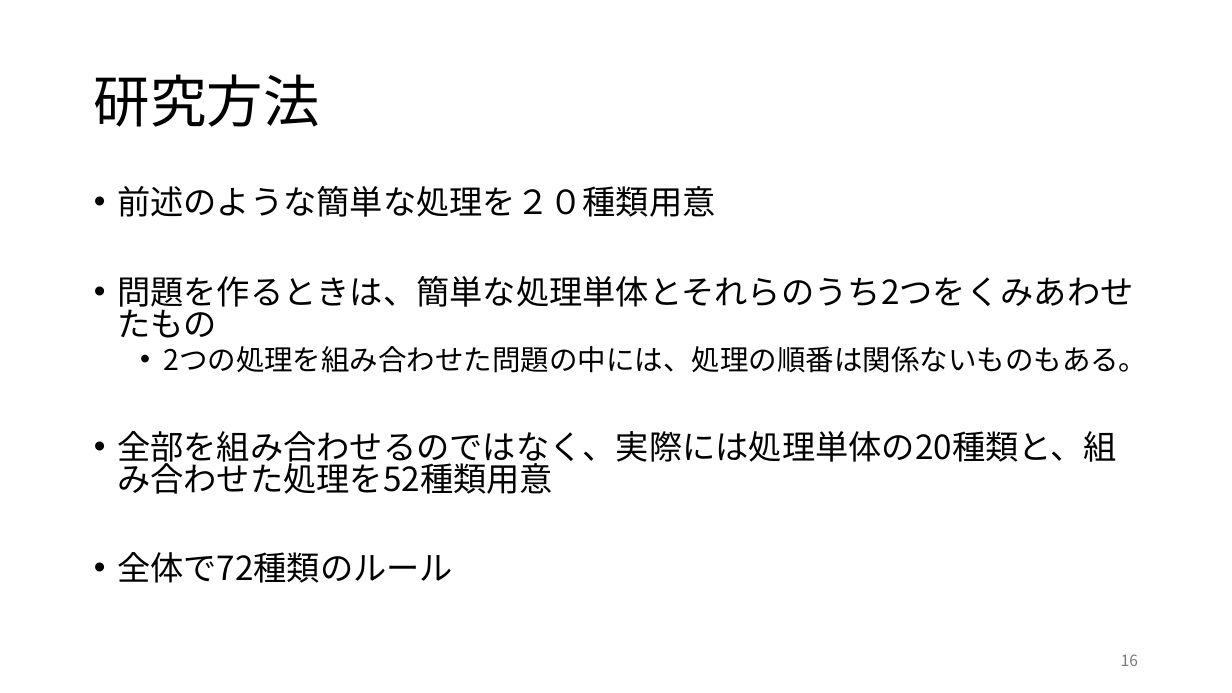
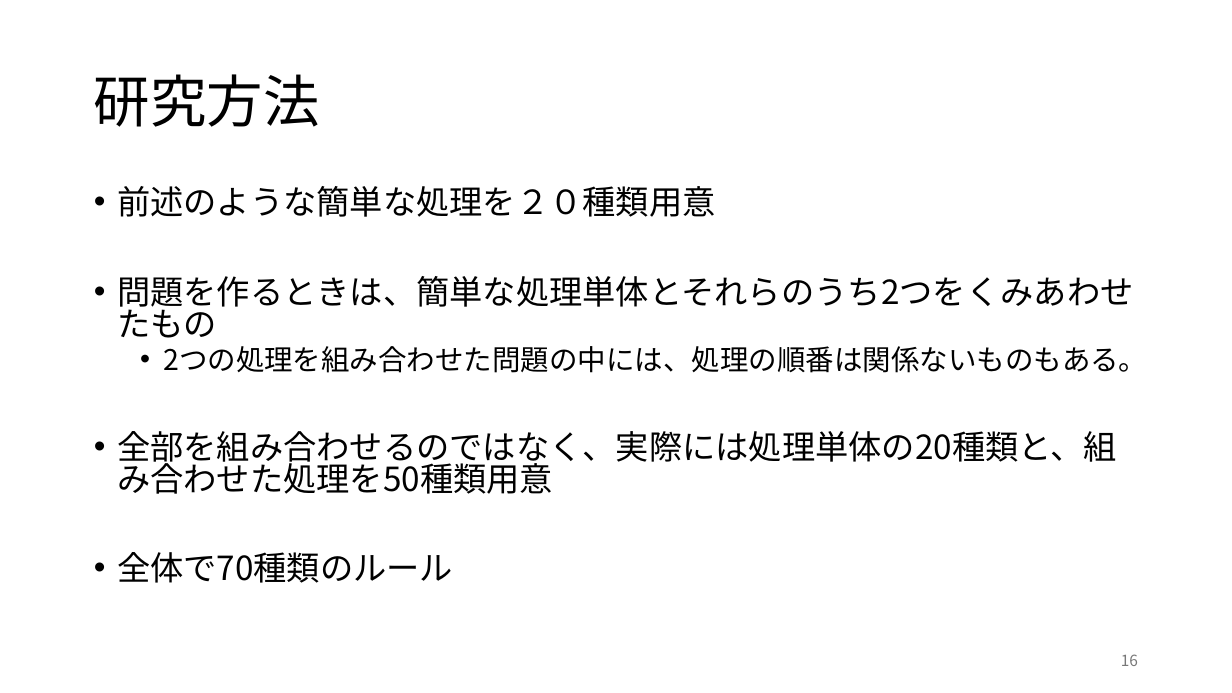
Before and after one commit to rollotea/array-task, a slide deck: slide 16 of 生成AIの追加学習による問題.pptx. Drawn at 1232x693 pixels with LibreOffice and Linux fonts; fonts in the diff are those of the drawing. Boxes give left, top, right and bottom in pixels: in the first picture for what was removed or moved away, otherwise in the second. Text is boxed around its words. In the diff, an @@ line names an element or a change of style, - is before the commit and + after.

```diff
--- a/生成AIの追加学習による問題.pptx
+++ b/生成AIの追加学習による問題.pptx
@@ text at [117, 431, 1117, 583]: text changed @@
-• 全部を組み合わせるのではなく、実際には処理単体の20種類と、組み合わせた処理を52種類用意
-• 全体で72種類のルール
+• 全部を組み合わせるのではなく、実際には処理単体の20種類と、組み合わせた処理を50種類用意
+• 全体で70種類のルール
```
Also in this commit, not shown: 8 other slides changed, 1 slide added, 1 slide removed, 1 other file.
